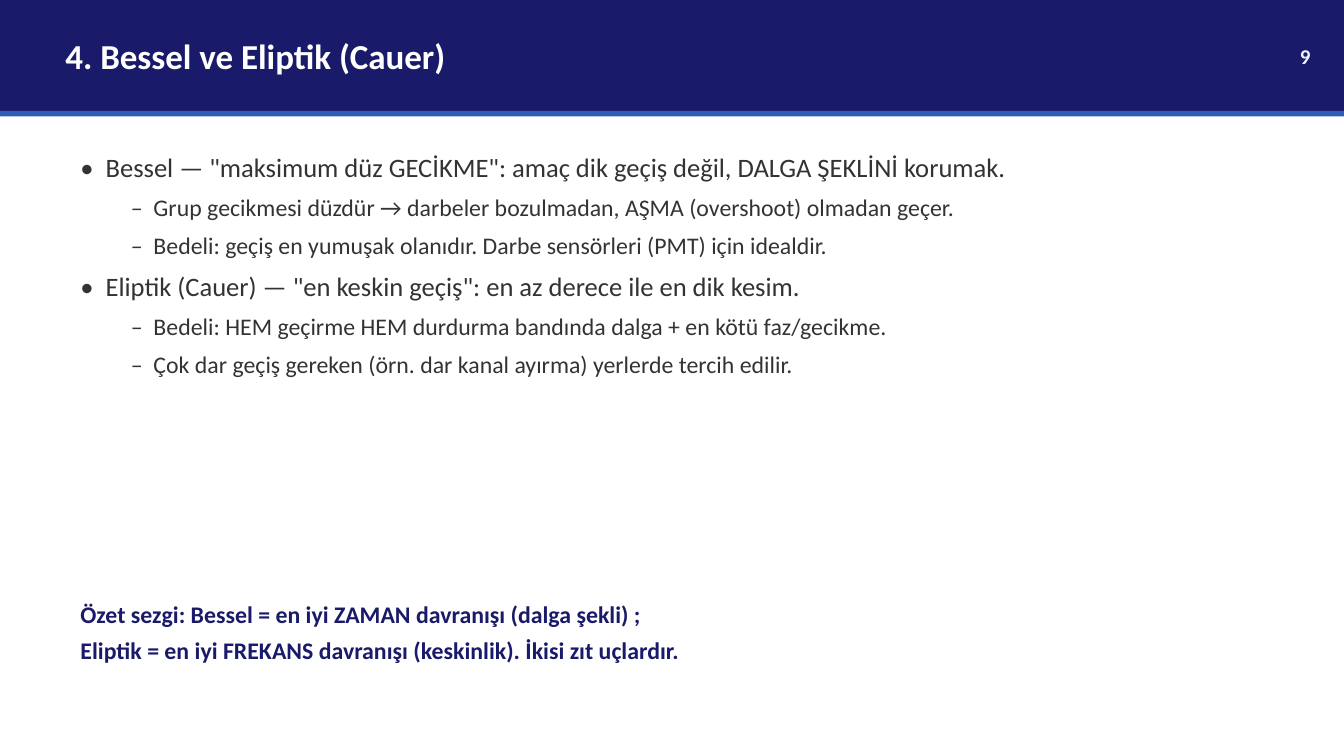
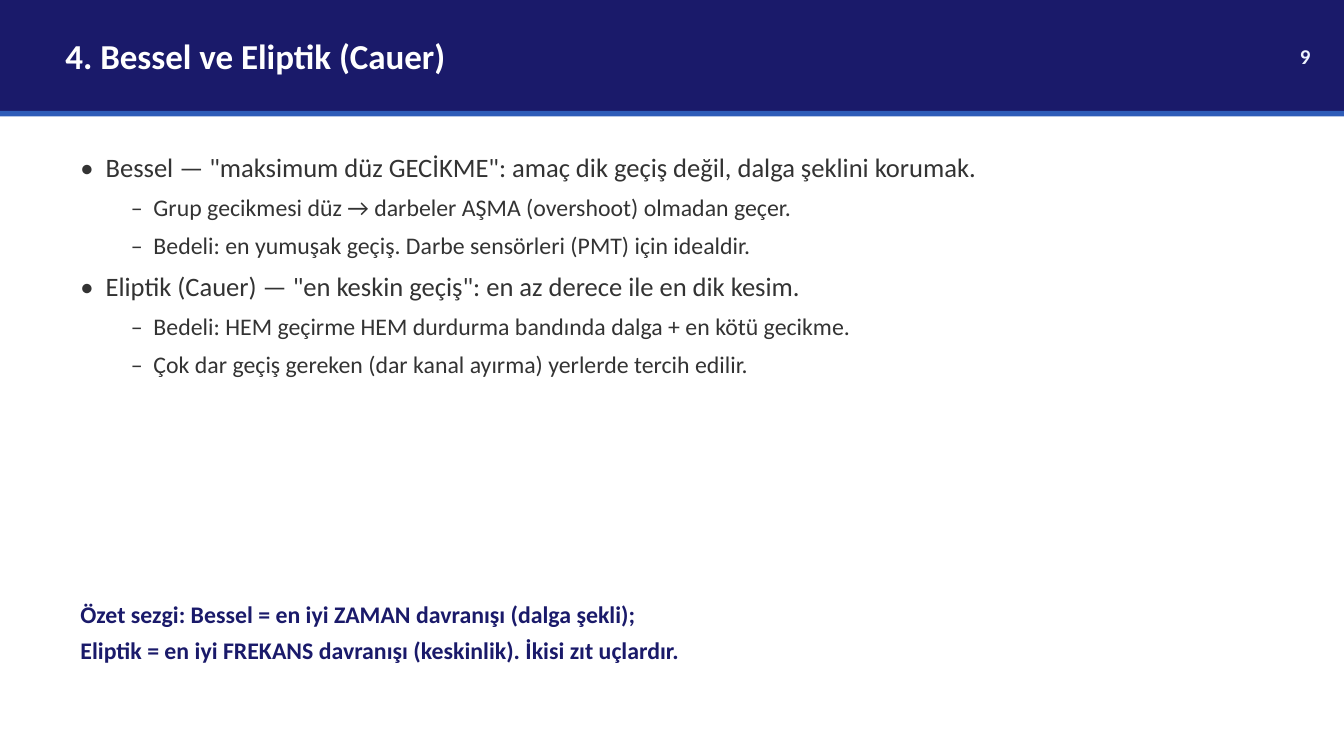
Before and after one commit to selinacr/selin, a slide deck: slide 9 of analog-filtre-tez/EEM537_Sunum_SelinACAR.pptx. Drawn at 1344x756 pixels with LibreOffice and Linux fonts; fonts in the diff are those of the drawing. Boxes give left, top, right and bottom in pixels: in the first picture for what was removed or moved away, otherwise in the second. Text is boxed around its words. In the diff, an @@ line names an element or a change of style, - is before the commit and + after.

```diff
--- a/analog-filtre-tez/EEM537_Sunum_SelinACAR.pptx
+++ b/analog-filtre-tez/EEM537_Sunum_SelinACAR.pptx
@@ text at [106, 155, 976, 258]: text changed @@
-• Bessel — "maksimum düz GECİKME": amaç dik geçiş değil, DALGA ŞEKLİNİ korumak.
-  – Grup gecikmesi düzdür → darbeler bozulmadan, AŞMA (overshoot) olmadan geçer.
-  – Bedeli: geçiş en yumuşak olanıdır. Darbe sensörleri (PMT) için idealdir.
+• Bessel — "maksimum düz GECİKME": amaç dik geçiş değil, dalga şeklini korumak.
+  – Grup gecikmesi düz → darbeler AŞMA (overshoot) olmadan geçer.
+  – Bedeli: en yumuşak geçiş. Darbe sensörleri (PMT) için idealdir.
@@ text at [153, 318, 850, 377]: text changed @@
-  – Bedeli: HEM geçirme HEM durdurma bandında dalga + en kötü faz/gecikme.
-  – Çok dar geçiş gereken (örn. dar kanal ayırma) yerlerde tercih edilir.
+  – Bedeli: HEM geçirme HEM durdurma bandında dalga + en kötü gecikme.
+  – Çok dar geçiş gereken (dar kanal ayırma) yerlerde tercih edilir.
@@ text at [80, 603, 636, 627]: spaces changed @@
-Özet sezgi: Bessel = en iyi ZAMAN davranışı (dalga şekli) ;
+Özet sezgi: Bessel = en iyi ZAMAN davranışı (dalga şekli);
```
Also in this commit, not shown: 16 other slides changed, 2 slides added, 1 slide removed.
